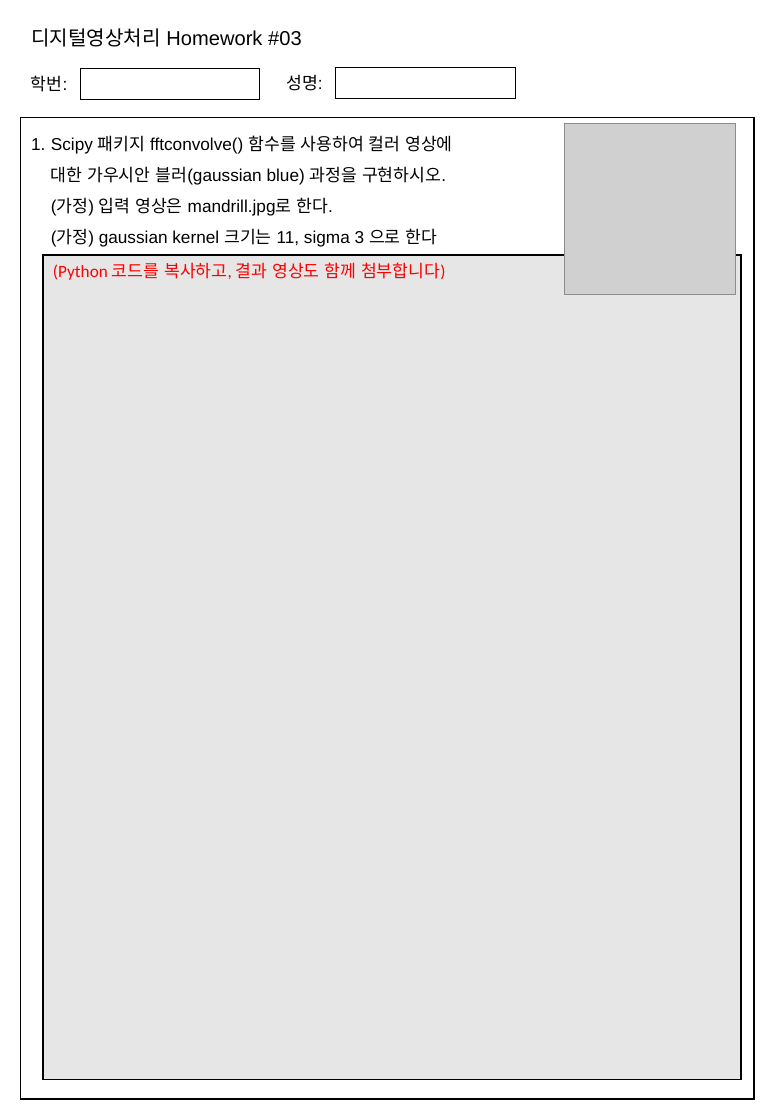
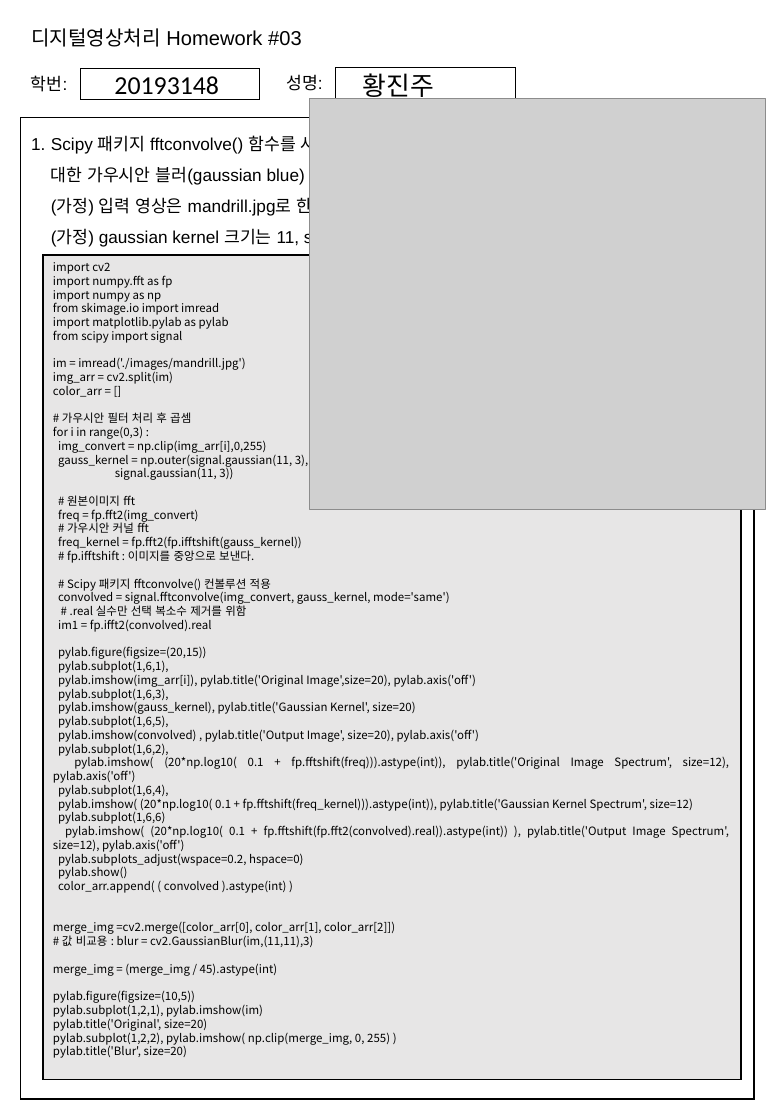
Before and after one commit to oMFDOo/School_3.1, a slide deck: slide 1 of 디지털 영상처리/디지털영상처리(Homework#03).pptx. Drawn at 775x1120 pixels with LibreOffice and Linux fonts; fonts in the diff are those of the drawing; grey boxes stand for pictures. Boxes give left, top, right and bottom in pixels: in the first picture for what was removed or moved away, otherwise in the second. Text is boxed around its words. In the diff, an @@ line names an element or a change of style, - is before the commit and + after.

Commit message:
디지털영상처리 3회차 과제
시험끝!

```diff
--- a/디지털 영상처리/디지털영상처리(Homework#03).pptx
+++ b/디지털 영상처리/디지털영상처리(Homework#03).pptx
@@ text added at box(114, 76, 219, 100), 18 pt, text #000000 @@
+20193148
@@ text added at box(363, 73, 434, 102), 18 pt, text #000000 @@
+황진주
@@ picture added at box(309, 98, 765, 509) @@
@@ picture removed at box(565, 124, 737, 294) @@
@@ text in rectangle at box(53, 262, 730, 1058): text changed; size 12 to 8 pt; font Calibri to Noto Sans CJK KR; text colour #FF0000 to #000000 @@
-(Python 코드를 복사하고, 결과 영상도 함께 첨부합니다)
+import cv2
+import numpy.fft as fp
+import numpy as np
+from skimage.io import imread
+import matplotlib.pylab as pylab
+from scipy import signal
+im = imread('./images/mandrill.jpg')
+img_arr = cv2.split(im)
+color_arr = []
+# 가우시안 필터 처리 후 곱셈
+for i in range(0,3) :
+img_convert = np.clip(img_arr[i],0,255)
+gauss_kernel = np.outer(signal.gaussian(11, 3),
+signal.gaussian(11, 3))
+# 원본이미지 fft
+freq = fp.fft2(img_convert)
+# 가우시안 커널 fft
+freq_kernel = fp.fft2(fp.ifftshift(gauss_kernel))
+# fp.ifftshift : 이미지를 중앙으로 보낸다.
+# Scipy 패키지 fftconvolve() 컨볼루션 적용
+convolved = signal.fftconvolve(img_convert, gauss_kernel, mode='same')
+# .real 실수만 선택 복소수 제거를 위함
+im1 = fp.ifft2(convolved).real
+pylab.figure(figsize=(20,15))
+pylab.subplot(1,6,1),
+pylab.imshow(img_arr[i]), pylab.title('Original Image',size=20), pylab.axis('off')
+pylab.subplot(1,6,3),
+pylab.imshow(gauss_kernel), pylab.title('Gaussian Kernel', size=20)
+pylab.subplot(1,6,5),
+pylab.imshow(convolved) , pylab.title('Output Image', size=20), pylab.axis('off')
+pylab.subplot(1,6,2),
+pylab.imshow( (20*np.log10( 0.1 + fp.fftshift(freq))).astype(int)), pylab.title('Original Image Spectrum', size=12), pylab.axis('off')
+pylab.subplot(1,6,4),
+pylab.imshow( (20*np.log10( 0.1 + fp.fftshift(freq_kernel))).astype(int)), pylab.title('Gaussian Kernel Spectrum', size=12)
+pylab.subplot(1,6,6)
+pylab.imshow( (20*np.log10( 0.1 + fp.fftshift(fp.fft2(convolved).real)).astype(int)) ), pylab.title('Output Image Spectrum', size=12), pylab.axis('off')
+pylab.subplots_adjust(wspace=0.2, hspace=0)
+pylab.show()
+color_arr.append( ( convolved ).astype(int) )
+merge_img =cv2.merge([color_arr[0], color_arr[1], color_arr[2]])
+# 값 비교용 : blur = cv2.GaussianBlur(im,(11,11),3)
+merge_img = (merge_img / 45).astype(int)
+pylab.figure(figsize=(10,5))
+pylab.subplot(1,2,1), pylab.imshow(im)
+pylab.title('Original', size=20)
+pylab.subplot(1,2,2), pylab.imshow( np.clip(merge_img, 0, 255) )
+pylab.title('Blur', size=20)
```
